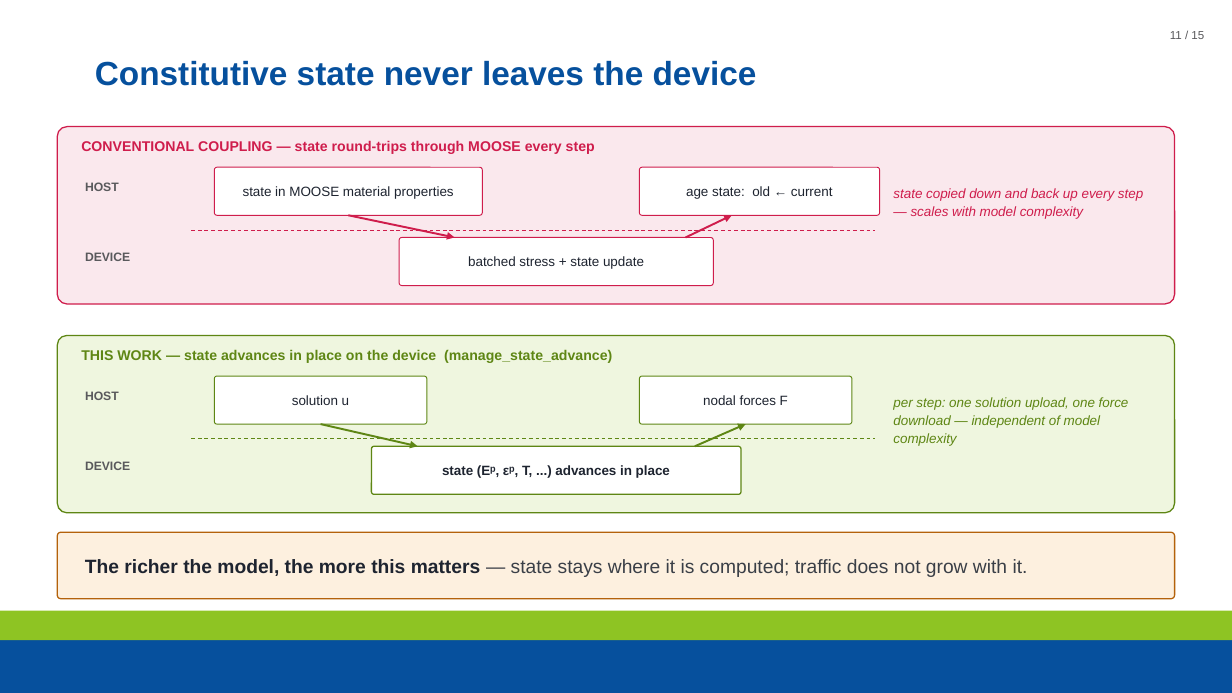
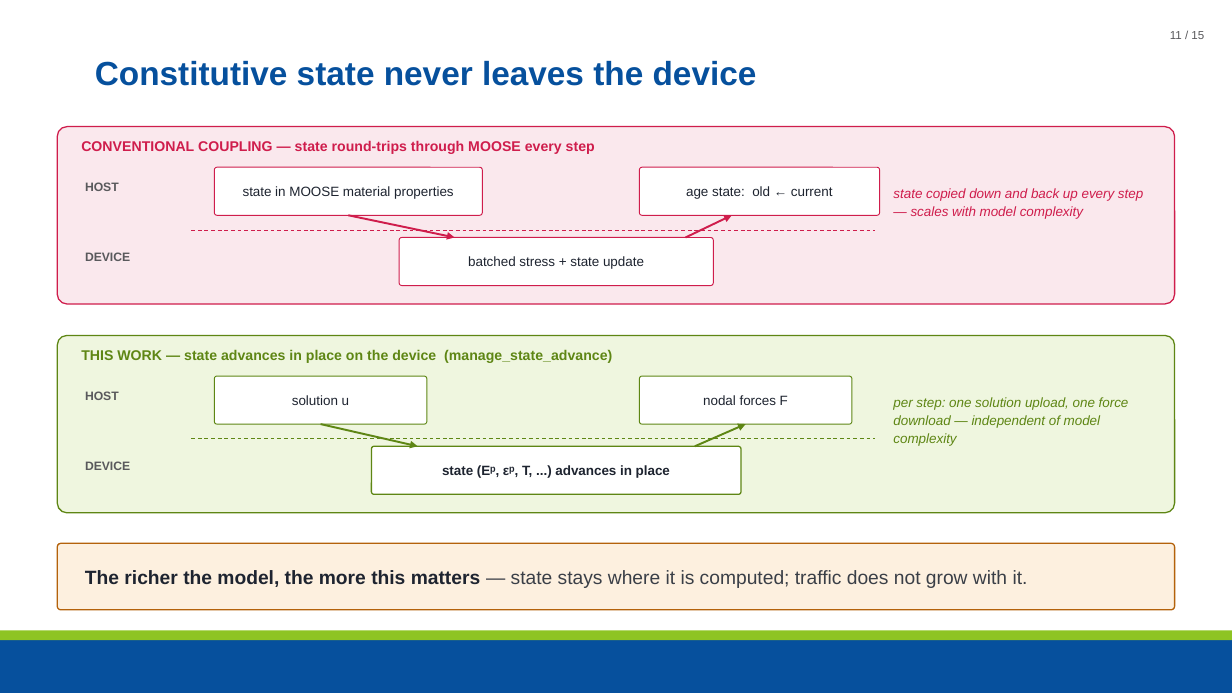
Before and after one commit to maxnezdyur/marlin, a slide deck: slide 11 of examples/impact/slide_assets/WCCM_NEML2_explicit_dynamics_v2.pptx. Drawn at 1232x693 pixels with LibreOffice and Linux fonts; fonts in the diff are those of the drawing; background and template pictures are left out. Boxes give left, top, right and bottom in pixels: in the first picture for what was removed or moved away, otherwise in the second. Text is boxed around its words. In the diff, an @@ line names an element or a change of style, - is before the commit and + after.

```diff
--- a/examples/impact/slide_assets/WCCM_NEML2_explicit_dynamics_v2.pptx
+++ b/examples/impact/slide_assets/WCCM_NEML2_explicit_dynamics_v2.pptx
@@ rounded rectangle: place and size @@
-rounded rectangle at [57, 532, 1175, 599]
+rounded rectangle at [57, 543, 1175, 610]
@@ text "The richer the model, the ...": place and size @@
-text "The richer the model, the ..." at [85, 559, 1028, 577]
+text "The richer the model, the ..." at [85, 570, 1028, 588]
@@ rectangle: place and size @@
-rectangle at [0, 611, 1232, 640]
+rectangle at [0, 630, 1232, 640]
```
Also in this commit, not shown: 13 other slides changed, 2 other files.
